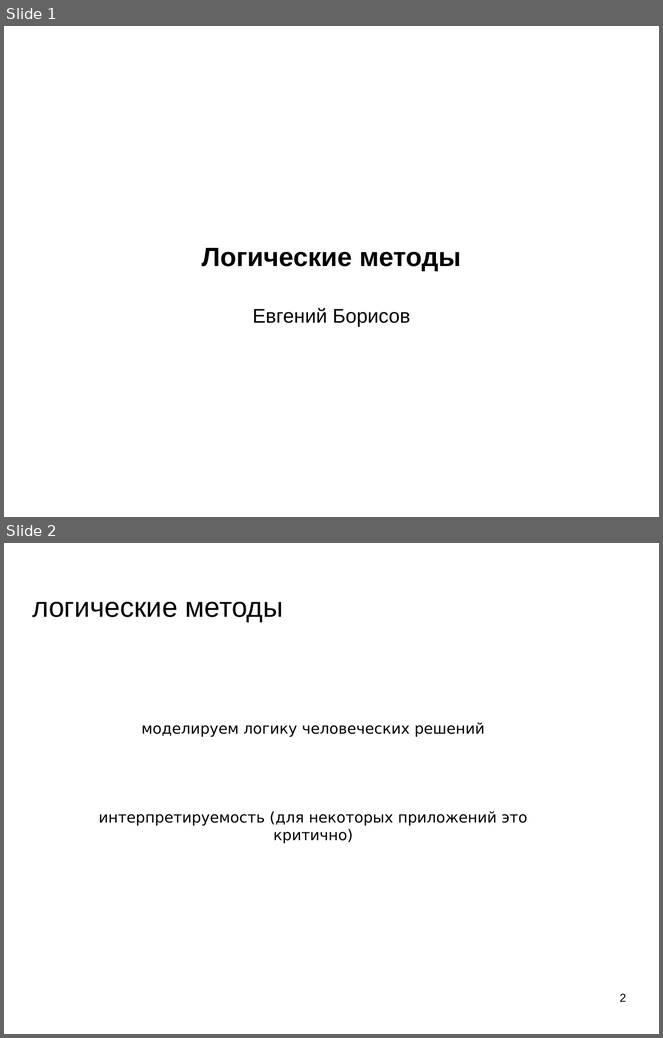
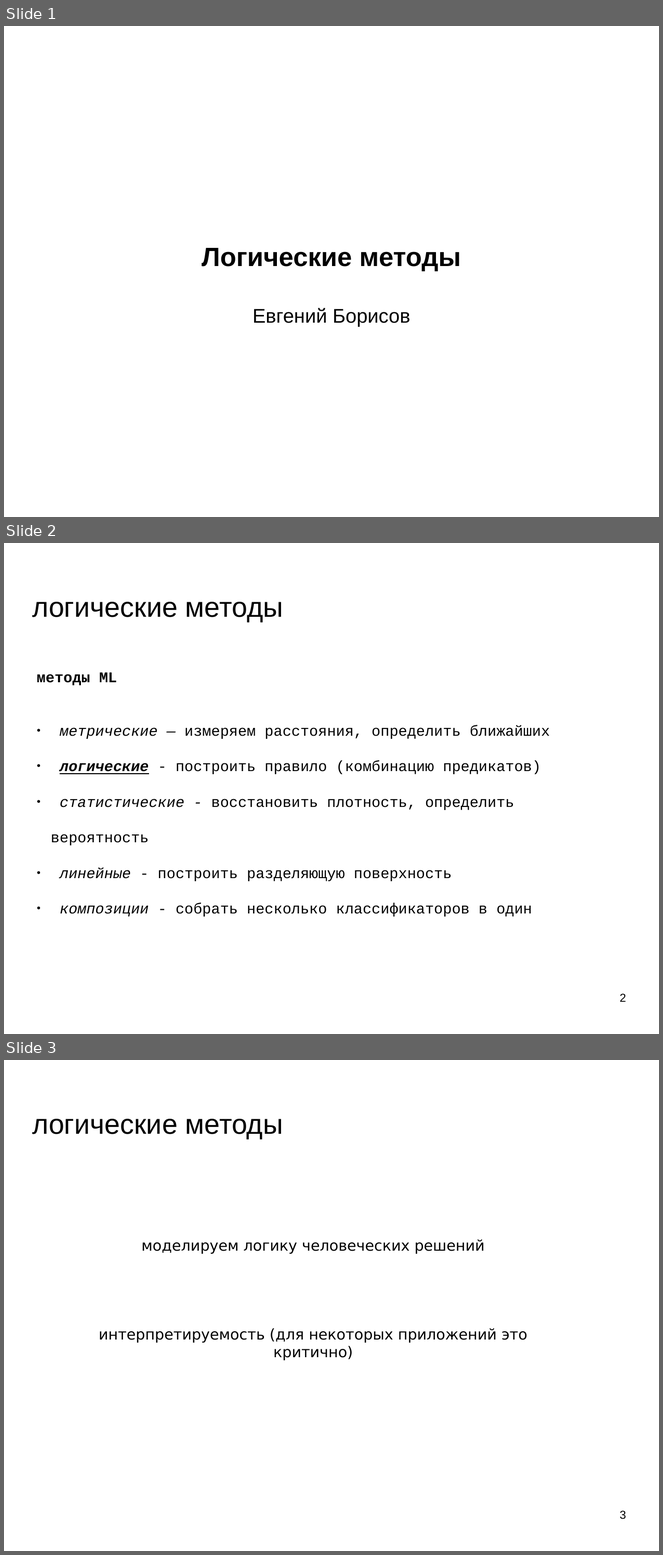
Before and after one commit to mechanoid5/ml_lectorium_legacy, a slide deck: 09-logical.odp. Shown one above the other, each under a label of ours: slides 1 and 2 before the commit, slides 1, 2 and 3 after it. The pictures are 663x1038 and 663x1555 pixels, drawn with LibreOffice and Linux fonts; fonts in the diff are those of the drawing; background and template pictures are left out. Boxes give left, top, right and bottom in pixels: in the first picture for what was removed or moved away, otherwise in the second. Text is boxed around its words. In the diff, an @@ line names an element or a change of style, - is before the commit and + after.

```diff
--- a/09-logical.odp
+++ b/09-logical.odp
@@ slide 2 added at [4, 543, 659, 1034], background picture (left out) @@
@@ title added at [32, 602, 283, 622], 33.9 pt, text #000000 @@
+логические методы
@@ subtitle added at [37, 672, 550, 917], 18 pt, text #000000 @@
+методы ML
+● метрические — измеряем расстояния, определить ближайших
+● логические - построить правило (комбинацию предикатов)
+● статистические - восстановить плотность, определить вероятность
+● линейные - построить разделяющую поверхность
+● композиции - собрать несколько классификаторов в один
@@ page number added at [620, 994, 626, 1002], 14 pt, text #000000 @@
+2
@@ what was slide 2 is now slide 3 @@
@@ page number at [620, 1511, 626, 1520]: text changed @@
-2
+3
```
Also in this commit, not shown: 3 other files.
